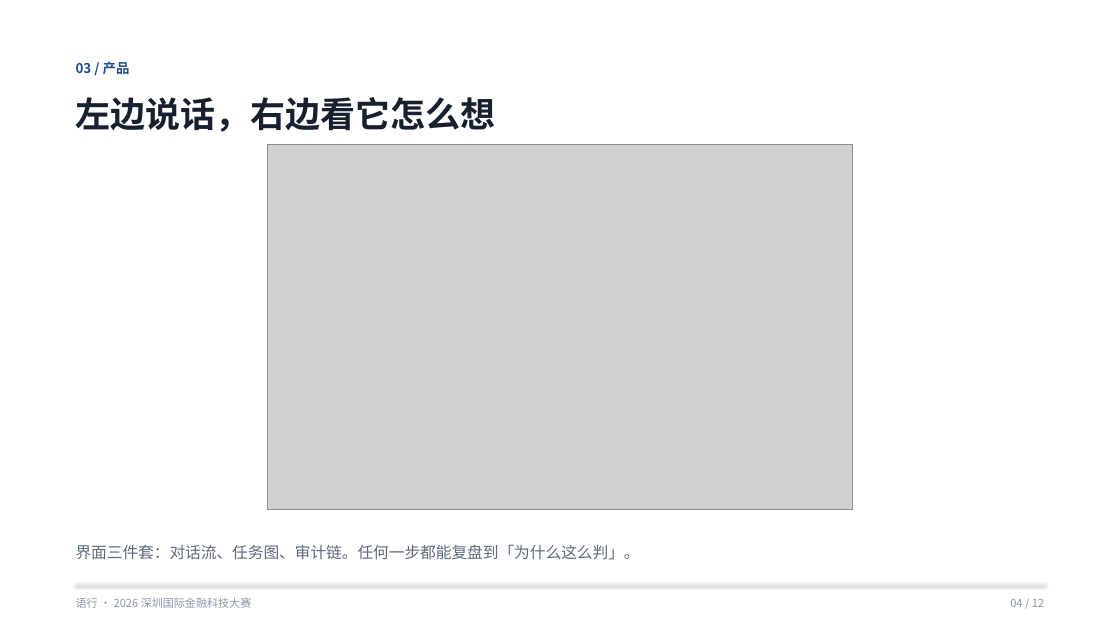
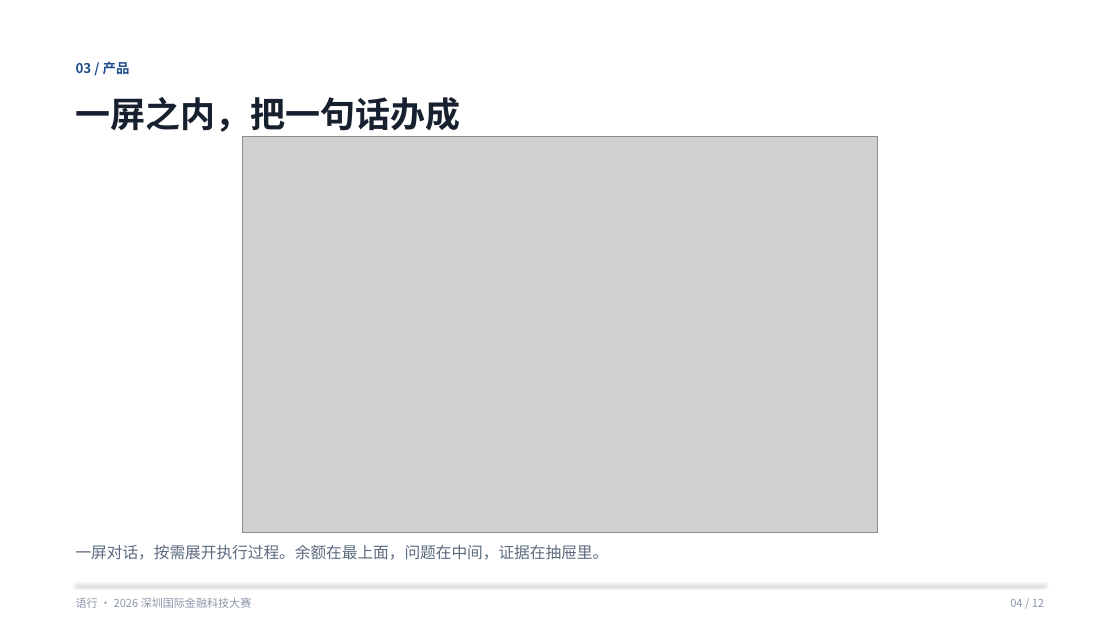
Before and after one commit to isAXya/fintechathon-agent, a slide deck: slide 4 of docs/语行-答辩PPT.pptx. Drawn at 1120x630 pixels with LibreOffice and Linux fonts; fonts in the diff are those of the drawing; grey boxes stand for pictures. Boxes give left, top, right and bottom in pixels: in the first picture for what was removed or moved away, otherwise in the second. Text is boxed around its words. In the diff, an @@ line names an element or a change of style, - is before the commit and + after.

Commit message:
feat: 界面改为顾问式单栏，执行过程收进抽屉

```diff
--- a/docs/语行-答辩PPT.pptx
+++ b/docs/语行-答辩PPT.pptx
@@ text at [76,97,461,137]: text changed @@
-左边说话，右边看它怎么想
+一屏之内，把一句话办成
@@ picture: place and size @@
-picture at [267,145,852,510]
+picture at [243,136,877,533]
@@ text at [76,545,609,560]: text changed @@
-界面三件套：对话流、任务图、审计链。任何一步都能复盘到「为什么这么判」。
+一屏对话，按需展开执行过程。余额在最上面，问题在中间，证据在抽屉里。
```
Also in this commit, not shown: 16 other files.
